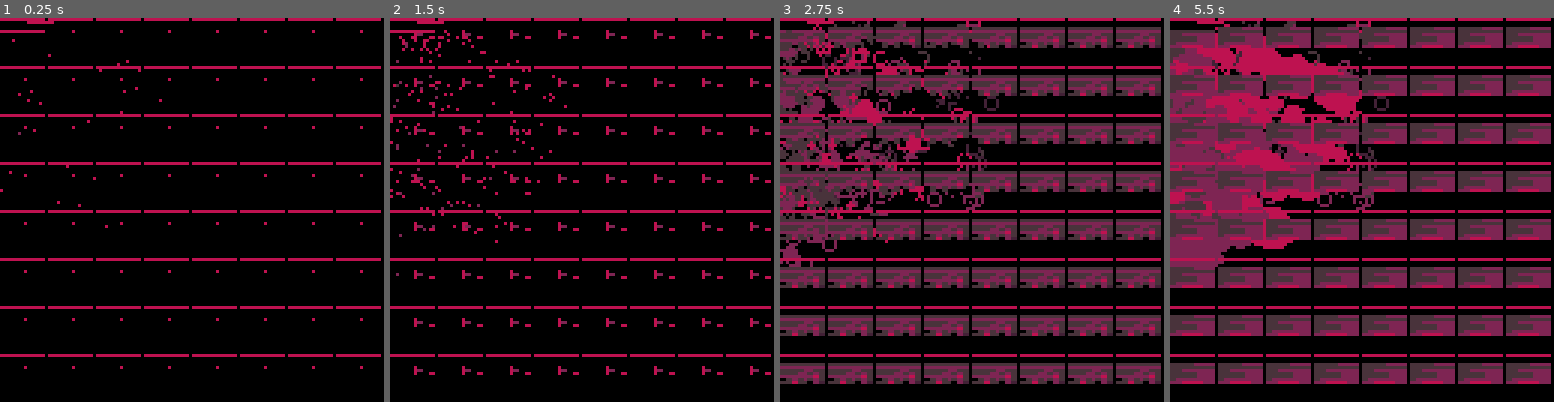
Above: before the commit, frames 1-4 (left to right).
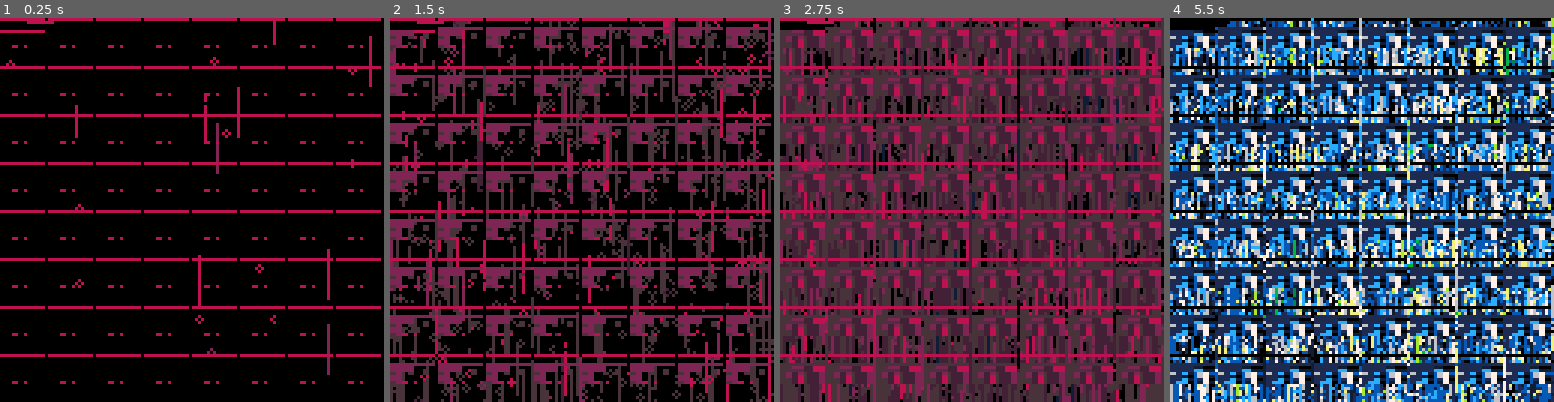
Above: after the commit, the same moments.

Repository: aebrer/pico8_carts
Game: PICO-8 cartridge aebrer_engine/master.p8
Same seed, same stepped clock (60 frames per second), same inputs: the game is played once before the commit and once after it.
Inputs (mouse positions are in pixels of both pictures, inside the frame that each line leads up to):
- Up to frame 1 (0.25 s): no input
- Up to frame 2 (1.5 s): tap X (X key) at 0.33, 1.07 s; click (670, 121) at 0.67 s; tap O (Z key) at 0.7 s; click (436, 267) at 1.22 s
- Up to frame 3 (2.75 s): hold Right 1.6-2.1 s; tap O (Z key) at 1.7, 2.1, 2.5 s; click (887, 114) at 1.77 s; tap X (X key) at 1.85 s; hold Up 2.15-2.42 s; click (952, 259) at 2.32 s; hold Right from 2.47 s (still down)
- Up to frame 4 (5.5 s): click (1404, 106) at 2.87 s; tap O (Z key) every 0.4 s from 2.9 to 5.3 s; tap X (X key) at 2.97, 4.08, 5.2 s; release Right at 3.03 s; hold Left 3.08-3.58 s; click (1465, 256) at 3.42 s; hold Down 3.63-3.97 s; click (1231, 102) at 3.97 s; hold Right 4.02-4.68 s; click (1292, 248) at 4.52 s; hold Up 4.73-5.03 s; click (1354, 94) at 5.07 s; hold Left from 5.08 s (still down)

The runs differ from the first frame. In frame 1, 2.7% of the frame differs, in the area x 0-97%, y 0-96%; in frame 2, 42%; in frame 3, 68%; in frame 4, 96%, in the area x 0-100%, y 0-100%.

Commit message:
fix dither cx cy

Diff:
--- a/aebrer_engine/master.p8
+++ b/aebrer_engine/master.p8
@@ -952,16 +952,17 @@
 config.brush.line_wt=0
 
 --  dither:
-config.dither.i=2
-config.dither.loops=300
+config.dither.i=3
+config.dither.loops=50
 config.dither.pull=1.05
-config.dither.rectw=2
-config.dither.recth=2
-config.dither.circ_r=2
+config.dither.rectw=0
+config.dither.recth=8
+config.dither.circ_r=1
 config.dither.pxl_prob=0.575
 config.dither.fuzz_factor=4
-config.dither.rotate=1
-
+config.dither.rotate=0
+config.dither.cx=-64
+config.dither.cy=-64
 
 
 --  palettes/colors:
